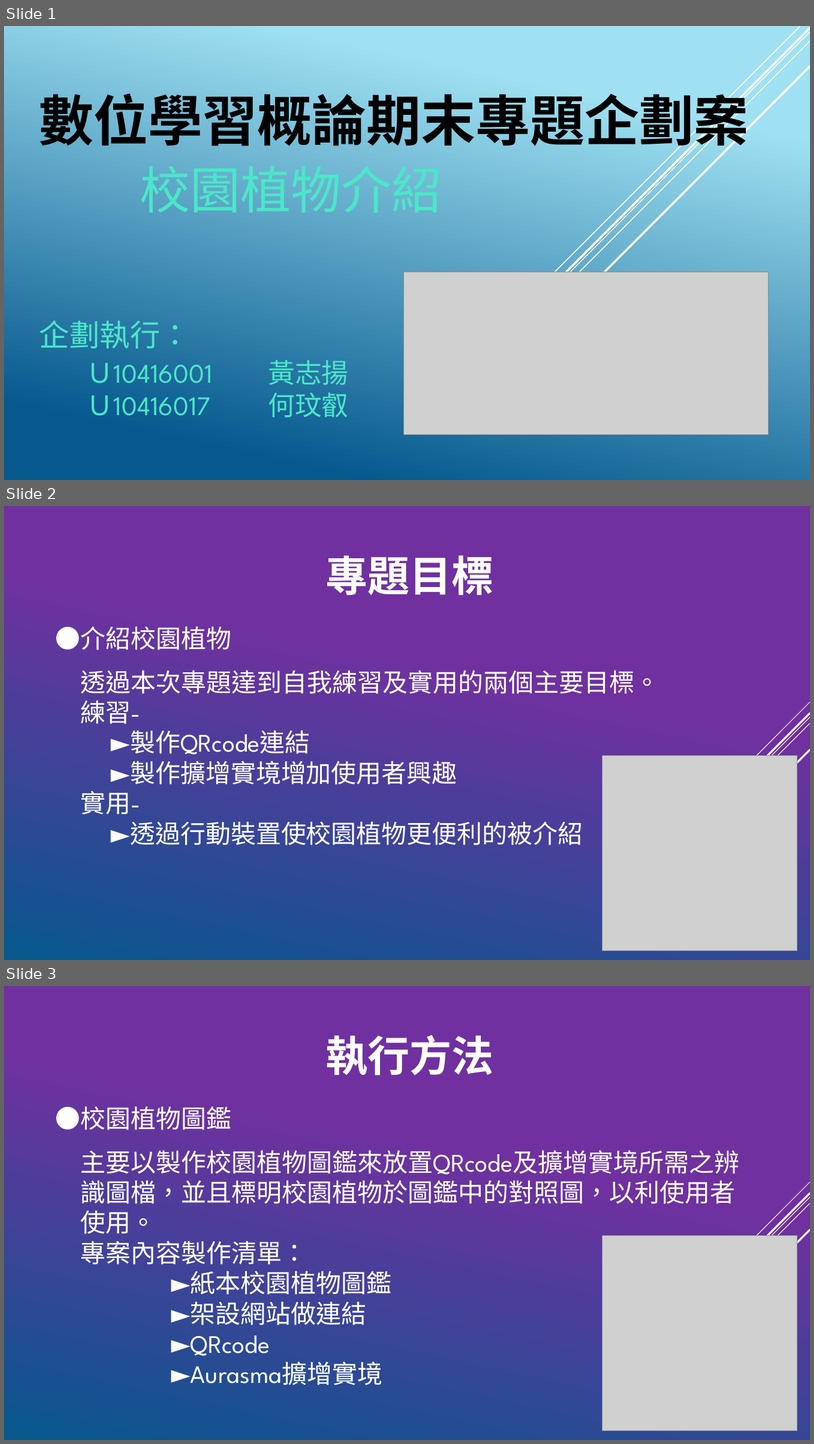
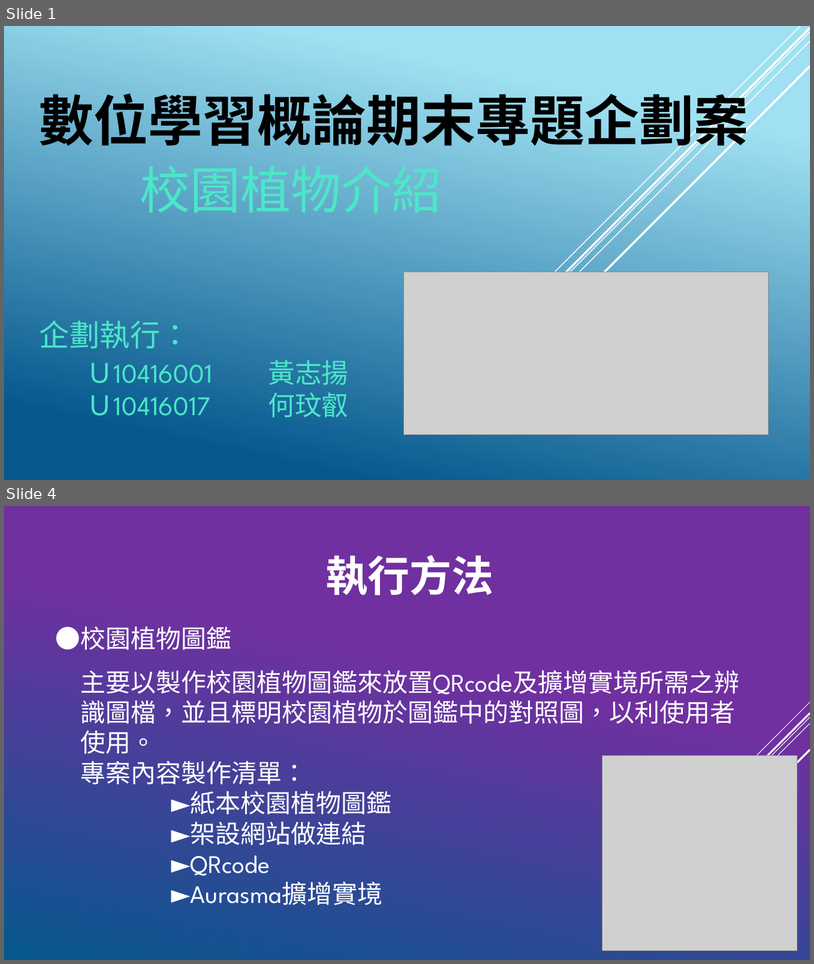
Before and after one commit to hcyuser/2016-Introduction_to_E-Learning, a slide deck: plot.pptx. Shown one above the other, each under a label of ours: slides 1, 2 and 3 before the commit, slides 1 and 4 after it; the slides between them are not shown. The pictures are 814x1444 and 814x964 pixels, drawn with LibreOffice and Linux fonts; fonts in the diff are those of the drawing; grey boxes stand for pictures. Boxes give left, top, right and bottom in pixels: in the first picture for what was removed or moved away, otherwise in the second. Text is boxed around its words. In the diff, an @@ line names an element or a change of style, - is before the commit and + after.

```diff
--- a/plot.pptx
+++ b/plot.pptx
@@ slide 2 removed at (x1=4, y1=506, x2=810, y2=960), background gradient #7030A0 to #06588E; not listed: 5 template elements that a slide beside it also shows @@
@@ text removed at (x1=326, y1=555, x2=494, y2=595) @@
-專題目標
@@ title removed at (x1=56, y1=626, x2=232, y2=650) @@
-●介紹校園植物
@@ text removed at (x1=80, y1=670, x2=660, y2=845) @@
-透過本次專題達到自我練習及實用的兩個主要目標。
-練習-
-►製作QRcode連結
-►製作擴增實境增加使用者興趣
-實用-
-►透過行動裝置使校園植物更便利的被介紹
@@ picture removed at (x1=603, y1=755, x2=798, y2=951) @@
@@ what was slide 3 is now slide 4 @@
```
Also in this commit, not shown: 1 slide changed, 5 slides added, 1 other slide removed.
